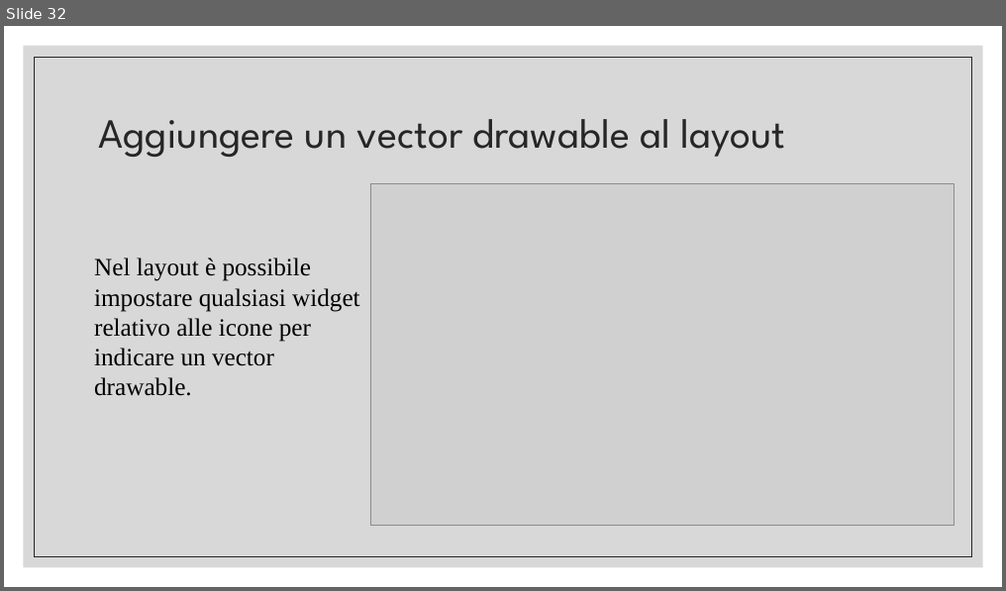
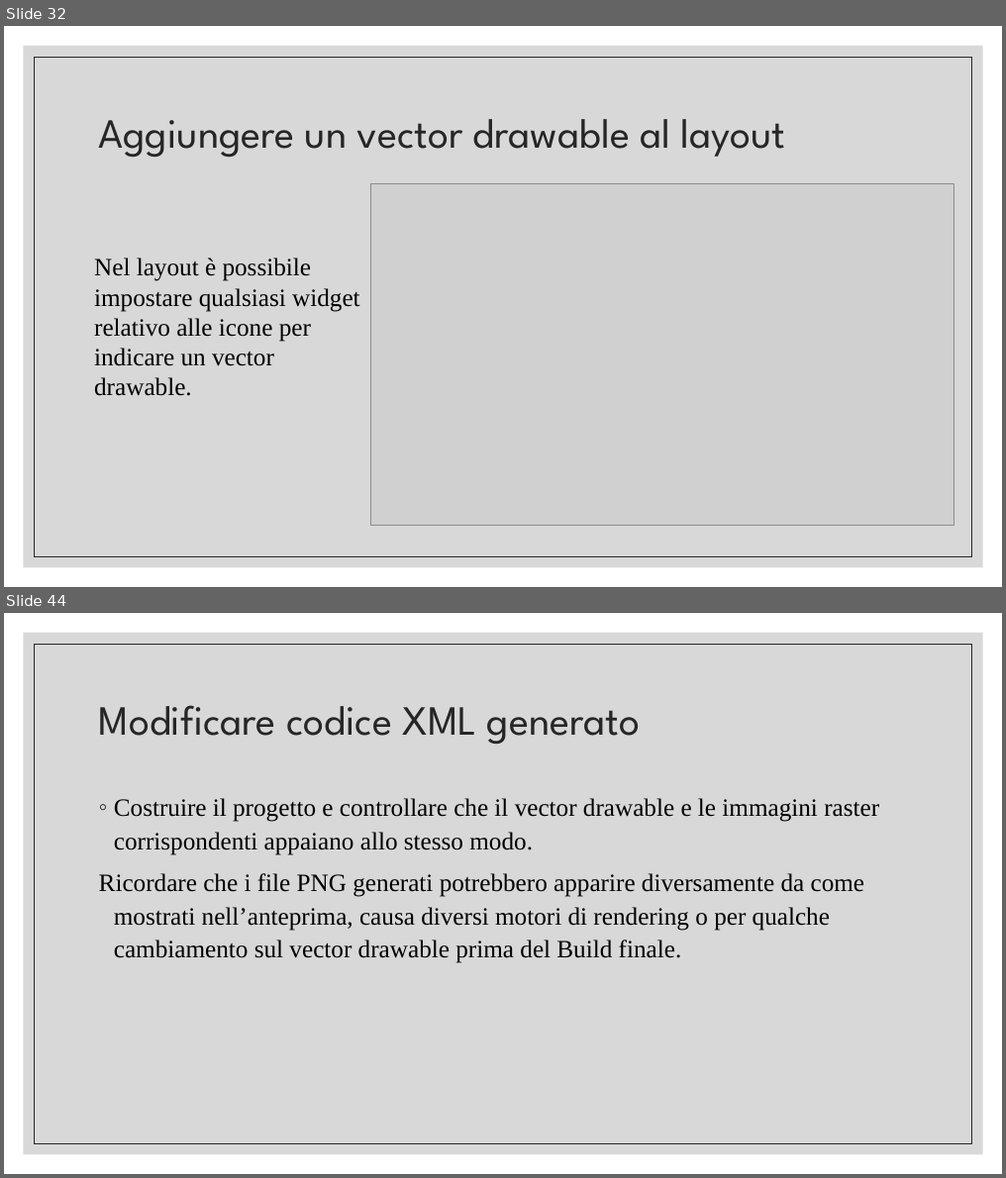
Before and after one commit to tizianotaglienti/Colleghi-Ristretti, a slide deck: Vector asset studio.pptx. Shown one above the other, each under a label of ours: slide 32 before the commit, slides 32 and 44 after it; the slides between them are not shown. The pictures are 1006x591 and 1006x1178 pixels, drawn with LibreOffice and Linux fonts; fonts in the diff are those of the drawing; grey boxes stand for pictures. Boxes give left, top, right and bottom in pixels: in the first picture for what was removed or moved away, otherwise in the second. Text is boxed around its words. In the diff, an @@ line names an element or a change of style, - is before the commit and + after.

```diff
--- a/Vector asset studio.pptx
+++ b/Vector asset studio.pptx
@@ slide 44 added at (x1=4, y1=613, x2=1002, y2=1174), background #FFFFFF; not listed: 2 template elements that a slide beside it also shows @@
@@ title added at (x1=99, y1=705, x2=640, y2=744), 40 pt, text #262626 @@
+Modificare codice XML generato
@@ text added at (x1=99, y1=798, x2=879, y2=963), 24 pt, text #000000 @@
+◦ Costruire il progetto e controllare che il vector drawable e le immagini raster corrispondenti appaiano allo stesso modo.
+Ricordare che i file PNG generati potrebbero apparire diversamente da come mostrati nell’anteprima, causa diversi motori di rendering o per qualche cambiamento sul vector drawable prima del Build finale.
```
Also in this commit, not shown: 21 slides changed, 7 other slides added, 2 slides removed, 1 other file.
